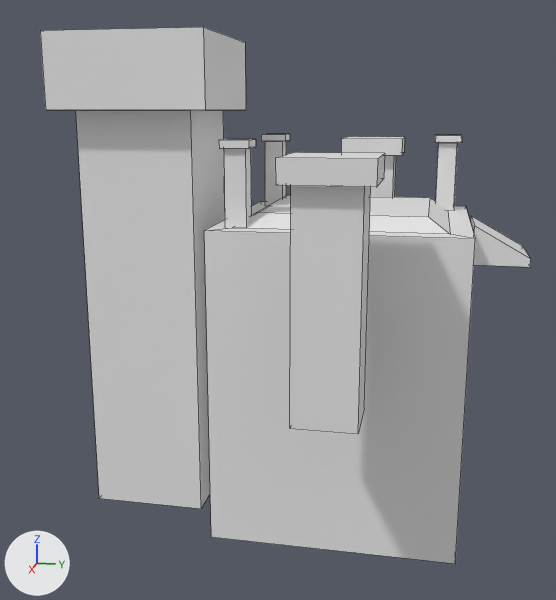
A saved change to the Blender file Assets/Art/Models/Environment/mountain_blockout.blend.
One viewpoint serves both versions: a camera (50 mm lens) standing at (46.9, 4.9, 6.4) and looking at (0.5, -4.4, -5.2). Arrows for +X, +Y and +Z are at lower left; the lights stay in place. Mesh edges are drawn as thin lines.

The scene before the commit, as lines of its bpy script (objects in view):
```python
ob_central_altar = bpy.data.objects.new('central_altar', me_cube)
ob_central_altar.location = (0.0, 0.0, -11.19)
ob_central_altar_column = bpy.data.objects.new('central_altar_column', me_cube_006)
ob_central_altar_column.location = (0.04, -12.34, 0.84)
ob_small_square_columns_001 = bpy.data.objects.new('small_square_columns.001', me_cube_008)
ob_small_square_columns_001.location = (5.25, -5.67, 3.49)
ob_small_square_columns_001.scale = (0.757, 0.757, 0.757)
ob_small_square_columns_002 = bpy.data.objects.new('small_square_columns.002', me_cube_009)
ob_small_square_columns_002.location = (-5.19, 5.7, 3.49)
ob_small_square_columns_002.scale = (0.757, 0.757, 0.757)
ob_small_square_columns_003 = bpy.data.objects.new('small_square_columns.003', me_cube_010)
ob_small_square_columns_003.location = (-5.19, -5.67, 3.49)
ob_small_square_columns_003.scale = (0.757, 0.757, 0.757)
ob_staircase = bpy.data.objects.new('staircase', me_cube_002)
ob_staircase.location = (0.0, 5.0, 0.0)
ob_staircase.scale = (2.24, 1.0, 1.0)
# also in view: 'lateral_square_column' at (0.1, 0.4, -1.8)
```
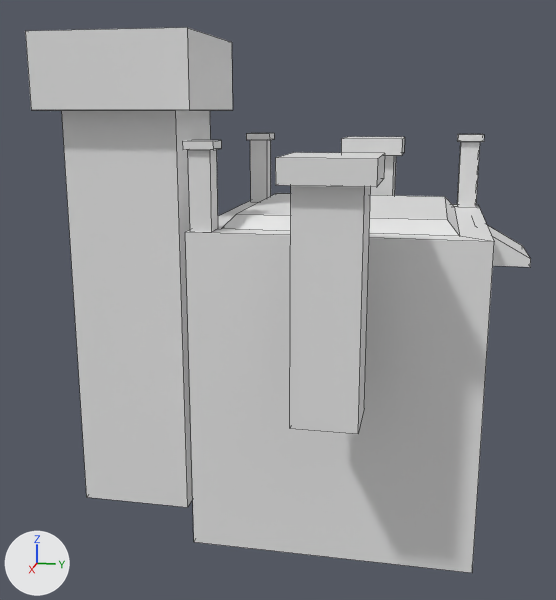
The change, as a diff of the scene's bpy script:
```diff
--- a/Assets/Art/Models/Environment/mountain_blockout.blend.py
+++ b/Assets/Art/Models/Environment/mountain_blockout.blend.py
@@ me_cube @@
 me_cube.from_pydata(...)  # 16 vertices, 13 faces; spans x -7.1..7.1, y -7.1..7.1, z -7.1..12.1
 # used by ob_central_altar; location = (0.0, 0.0, -11.19)
-me_cube.vertices[0].co = (-7.1, -7.1, -7.1)
-me_cube.vertices[1].co = (-4.7, -4.7, 12.1)  # pixel (288, 194)
-me_cube.vertices[2].co = (-7.1, 7.1, -7.1)
-me_cube.vertices[3].co = (-4.7, 4.7, 12.1)  # pixel (429, 197)
-me_cube.vertices[4].co = (7.1, -7.1, -7.1)  # pixel (211, 536)
-me_cube.vertices[5].co = (4.7, -4.7, 12.1)  # pixel (257, 212)
-me_cube.vertices[6].co = (7.1, 7.1, -7.1)  # pixel (455, 563)
-me_cube.vertices[7].co = (4.7, 4.7, 12.1)  # pixel (428, 216)
-me_cube.vertices[8].co = (-7.1, -7.1, 11.3)  # pixel (261, 201)
-me_cube.vertices[9].co = (-7.1, 7.1, 11.3)  # pixel (465, 205)
-me_cube.vertices[10].co = (7.1, 7.1, 11.3)  # pixel (475, 238)
-me_cube.vertices[11].co = (7.1, -7.1, 11.3)  # pixel (204, 230)
-me_cube.vertices[12].co = (-5.9, -5.9, 11.3)
-me_cube.vertices[13].co = (-5.9, 5.9, 11.3)
-me_cube.vertices[14].co = (5.9, 5.9, 11.3)  # pixel (450, 234)
-me_cube.vertices[15].co = (5.9, -5.9, 11.3)  # pixel (232, 227)
+# me_cube part 1
+me_cube.vertices[0].co = (-7.9, -8.0, -7.1)
+me_cube.vertices[1].co = (-5.7, -5.7, 12.1)  # pixel (276, 193)
+me_cube.vertices[2].co = (-7.9, 8.0, -7.1)
+me_cube.vertices[3].co = (-5.7, 5.7, 12.1)  # pixel (444, 196)
+me_cube.vertices[4].co = (7.8, -8.0, -7.1)  # pixel (193, 541)
+me_cube.vertices[5].co = (5.7, -5.7, 12.1)  # pixel (236, 214)
+me_cube.vertices[6].co = (7.8, 8.0, -7.1)  # pixel (472, 572)
+me_cube.vertices[7].co = (5.7, 5.7, 12.1)  # pixel (447, 219)
+me_cube.vertices[8].co = (-7.9, -8.0, 11.3)
+me_cube.vertices[9].co = (-7.9, 8.0, 11.3)  # pixel (478, 204)
+me_cube.vertices[10].co = (7.8, 8.0, 11.3)  # pixel (494, 241)
+me_cube.vertices[11].co = (7.8, -8.0, 11.3)  # pixel (185, 232)
+me_cube.vertices[12].co = (-6.4, -6.4, 11.3)
+me_cube.vertices[13].co = (-6.4, 6.4, 11.3)  # pixel (454, 206)
+me_cube.vertices[14].co = (6.4, 6.4, 11.3)  # pixel (459, 236)
+me_cube.vertices[15].co = (6.4, -6.4, 11.3)  # pixel (221, 228)
@@ ob_central_altar_column @@
 ob_central_altar_column = bpy.data.objects.new('central_altar_column', me_cube_006)
-ob_central_altar_column.location = (0.04, -12.34, 0.84)
+ob_central_altar_column.location = (0.04, -13.24, 0.84)
@@ ob_small_square_columns_001 @@
 ob_small_square_columns_001 = bpy.data.objects.new('small_square_columns.001', me_cube_008)
-ob_small_square_columns_001.location = (5.25, -5.67, 3.49)
+ob_small_square_columns_001.location = (7.01, -7.14, 3.49)
 ob_small_square_columns_001.scale = (0.757, 0.757, 0.757)
@@ ob_small_square_columns_002 @@
 ob_small_square_columns_002 = bpy.data.objects.new('small_square_columns.002', me_cube_009)
-ob_small_square_columns_002.location = (-5.19, 5.7, 3.49)
+ob_small_square_columns_002.location = (-7.08, 7.17, 3.49)
 ob_small_square_columns_002.scale = (0.757, 0.757, 0.757)
@@ ob_small_square_columns_003 @@
 ob_small_square_columns_003 = bpy.data.objects.new('small_square_columns.003', me_cube_010)
-ob_small_square_columns_003.location = (-5.19, -5.67, 3.49)
+ob_small_square_columns_003.location = (-7.08, -7.14, 3.49)
 ob_small_square_columns_003.scale = (0.757, 0.757, 0.757)
```

Where the change shows, as pixel boxes (x1, y1, x2, y2) in the pictures (556 x 600 px):
'central_altar', reshaped (14% wider)
    before: (204, 195, 475, 564)
    after: (185, 193, 494, 573)
'central_altar_column', moved
    before: (40, 27, 246, 509)
    after: (25, 27, 233, 507)
'small_square_columns.001', moved
    before: (219, 139, 256, 228)
    after: (182, 140, 221, 232)
'small_square_columns.002', moved
    before: (435, 135, 462, 210)
    after: (457, 134, 484, 207)
'small_square_columns.003', moved
    before: (261, 134, 290, 206)
    after: (246, 133, 274, 202)
